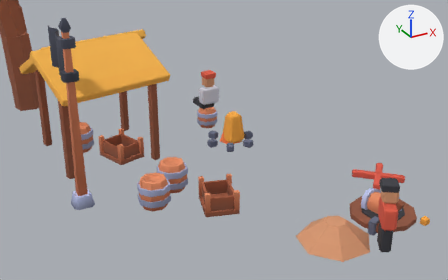
A saved change to the glTF model public/assets/toycar/set-pirate-camp.glb.
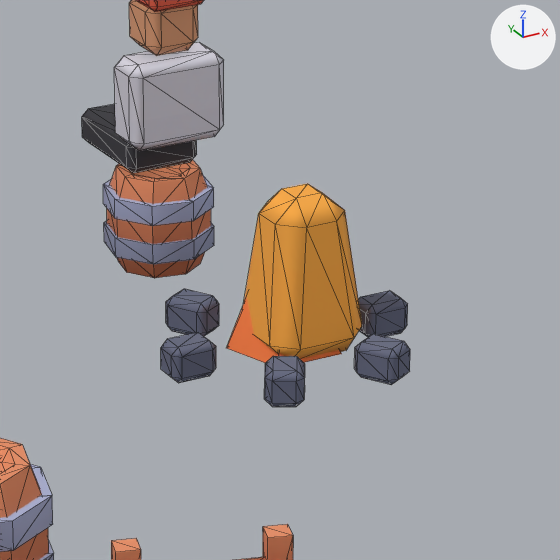
Each version is shown from a 50 mm lens placed at (-1.572, -5.307, 2.493), pointed at (1.121, -0.41, 0.045), then close up on the part from 40% to 63% of the width and 28% to 64% of the height. The lights are fixed; the arrows at upper right show +X, +Y and +Z. The last two pictures show the newer version. The close-ups show mesh edges as thin lines. Where no turn or scale is listed for an object, it has been applied to the vertices. Vertices at exactly the same position are counted once.

Objects in the first close-up: 'anim_spin:w=2.4#fire', 'camp'.
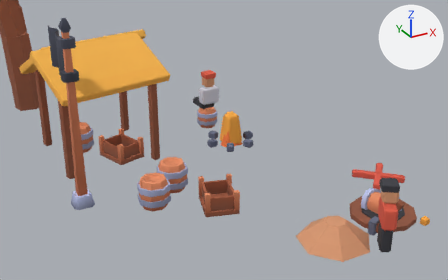
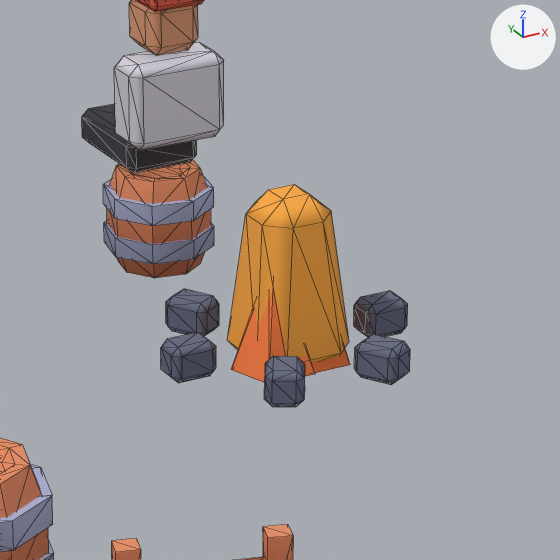
What differs and where, as boxes (x1, y1, x2, y2) in the close-ups (560 x 560 px):
'anim_spin:w=2.4#fire', reshaped, moved (10% narrower): before (227, 184, 362, 363); after (227, 184, 349, 363)
'anim_bob:h=0.035:p=0.29#flame1', added (orange): after (231, 289, 315, 383)
'anim_bob:h=0.040:p=0.33#flame0', added (brown): after (312, 343, 350, 373)
part 1 of me_anim_spin_w_2_4_fire, rebuilt: before (244, 184, 362, 359); after (227, 184, 349, 363)
part 2 of me_anim_spin_w_2_4_fire, deleted (orange): before (227, 296, 341, 363)

Patch to the scene script:
```diff
--- a/public/assets/toycar/set-pirate-camp.glb.py
+++ b/public/assets/toycar/set-pirate-camp.glb.py
@@ me_anim_spin_w_2_4_fire @@
 # used by ob_anim_spin_w_2_4_fire; location = (1.2, -0.4, 0.02)
-me_anim_spin_w_2_4_fire.from_pydata(...)  # 34 vertices, 60 faces; spans x -0.105..0.116, y -0.116..0.11, z 0.0..0.3
+me_anim_spin_w_2_4_fire.from_pydata(...)  # 24 vertices, 44 faces; spans x -0.096..0.096, y -0.096..0.096, z -0.02..0.31
+# me_anim_spin_w_2_4_fire part 1: the loose piece of 24 vertices spanning x -0.076..0.116, y -0.116..0.076, z 0.0..0.3 is rebuilt with 24 vertices and now spans x -0.096..0.096, y -0.096..0.096, z -0.02..0.31
+# me_anim_spin_w_2_4_fire part 2: the loose piece of 10 vertices spanning x -0.105..0.105, y -0.089..0.11, z 0.0..0.24 is deleted
 me_anim_spin_w_2_4_fire.materials.append(mat_colormap)
@@ me_anim_bob_h_0_040_p_0_33_flame0 @@
+me_anim_bob_h_0_040_p_0_33_flame0.from_pydata(...)  # a 5-sided cut cone along z (radius 0.1 at the low end, 0.01 at the high end) spanning x -0.095..0.095, y -0.081..0.1, z -0.01..0.25
+me_anim_bob_h_0_040_p_0_33_flame0.materials.append(mat_colormap)  # picture img_colormap_png
@@ me_anim_bob_h_0_035_p_0_29_flame1 @@
+me_anim_bob_h_0_035_p_0_29_flame1.from_pydata(...)  # a 5-sided cut cone along z (radius 0.08 at the low end, 0.01 at the high end) spanning x -0.076..0.076, y -0.065..0.08, z -0.005..0.2
+me_anim_bob_h_0_035_p_0_29_flame1.materials.append(mat_colormap)  # picture img_colormap_png
@@ ob_anim_spin_w_2_4_fire @@
 ob_anim_spin_w_2_4_fire = bpy.data.objects.new('anim_spin:w=2.4#fire', me_anim_spin_w_2_4_fire)
-ob_anim_spin_w_2_4_fire.location = (1.2, -0.4, 0.02)
+ob_anim_spin_w_2_4_fire.location = (1.21, -0.39, 0.0)
@@ ob_anim_bob_h_0_040_p_0_33_flame0 @@
+ob_anim_bob_h_0_040_p_0_33_flame0 = bpy.data.objects.new('anim_bob:h=0.040:p=0.33#flame0', me_anim_bob_h_0_040_p_0_33_flame0)
+ob_anim_bob_h_0_040_p_0_33_flame0.location = (1.23, -0.4, 0.0)
@@ ob_anim_bob_h_0_035_p_0_29_flame1 @@
+ob_anim_bob_h_0_035_p_0_29_flame1 = bpy.data.objects.new('anim_bob:h=0.035:p=0.29#flame1', me_anim_bob_h_0_035_p_0_29_flame1)
+ob_anim_bob_h_0_035_p_0_29_flame1.location = (1.16, -0.43, 0.0)
```
